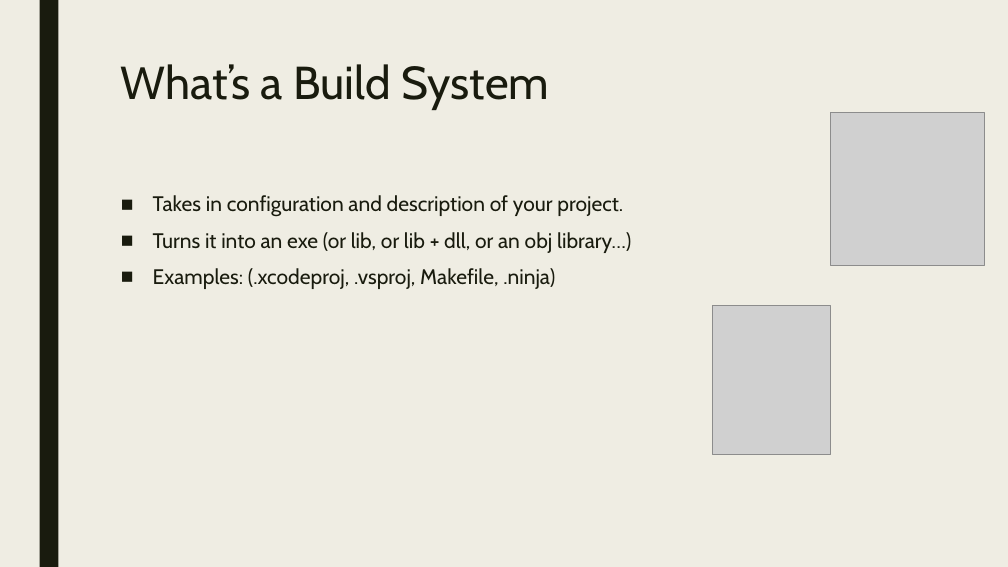
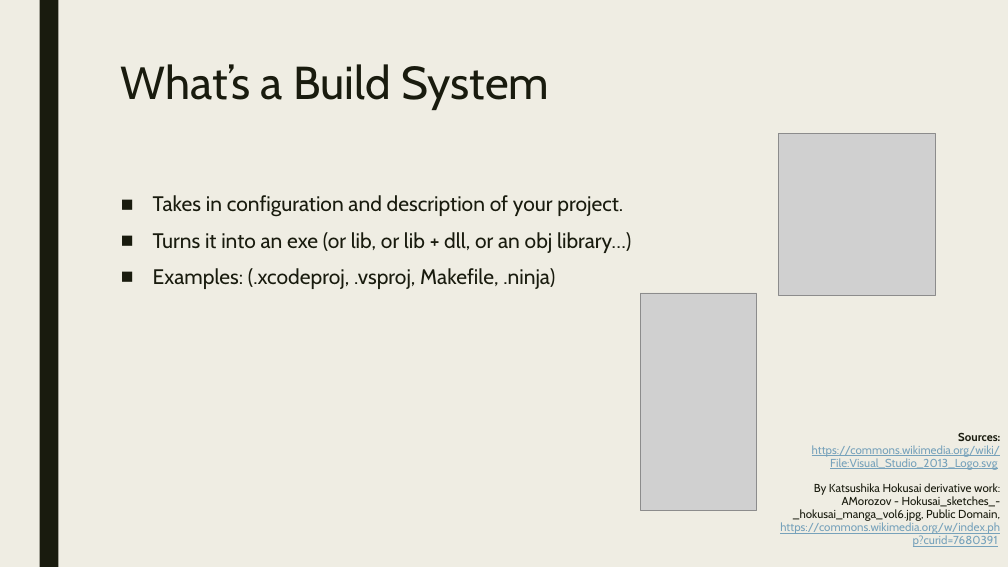
Before and after one commit to playmer/CMakePresentation, a slide deck: slide 3 of PreBuild Systems.pptx. Drawn at 1008x567 pixels with LibreOffice and Linux fonts; fonts in the diff are those of the drawing; grey boxes stand for pictures. Boxes give left, top, right and bottom in pixels: in the first picture for what was removed or moved away, otherwise in the second. Text is boxed around its words. In the diff, an @@ line names an element or a change of style, - is before the commit and + after.

```diff
--- a/PreBuild Systems.pptx
+++ b/PreBuild Systems.pptx
@@ picture removed at [830, 112, 984, 265] @@
@@ picture added at [779, 134, 935, 296] @@
@@ picture added at [640, 293, 757, 510] @@
@@ picture removed at [712, 306, 830, 455] @@
@@ text added at [780, 432, 1001, 547], 11 pt, text #77A2BB, underline @@
+Sources:
+https://commons.wikimedia.org/wiki/File:Visual_Studio_2013_Logo.svg
+By Katsushika Hokusai derivative work: AMorozov - Hokusai_sketches_-_hokusai_manga_vol6.jpg, Public Domain, https://commons.wikimedia.org/w/index.php?curid=7680391
```
Also in this commit, not shown: 12 other slides changed.
